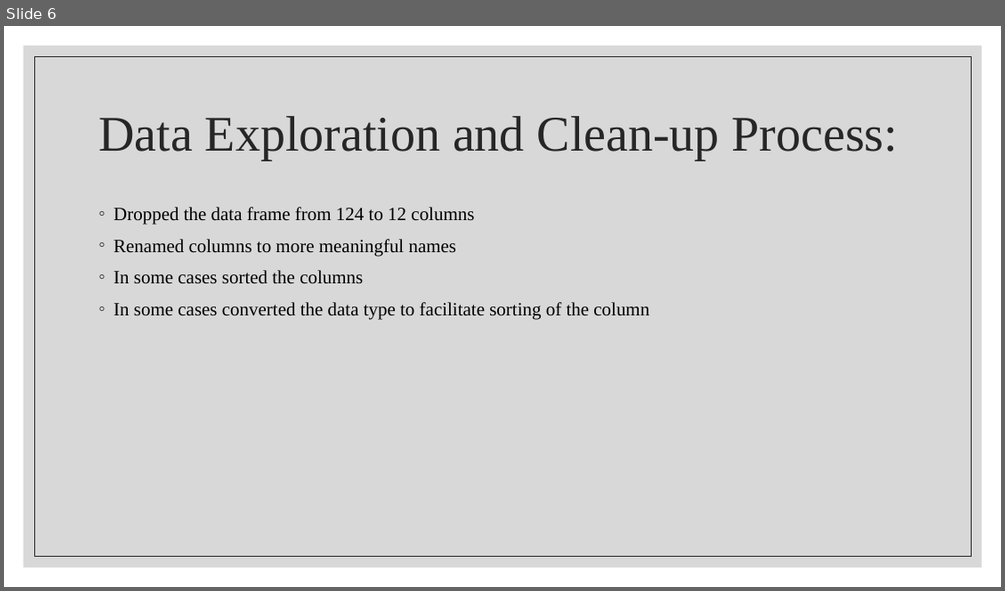
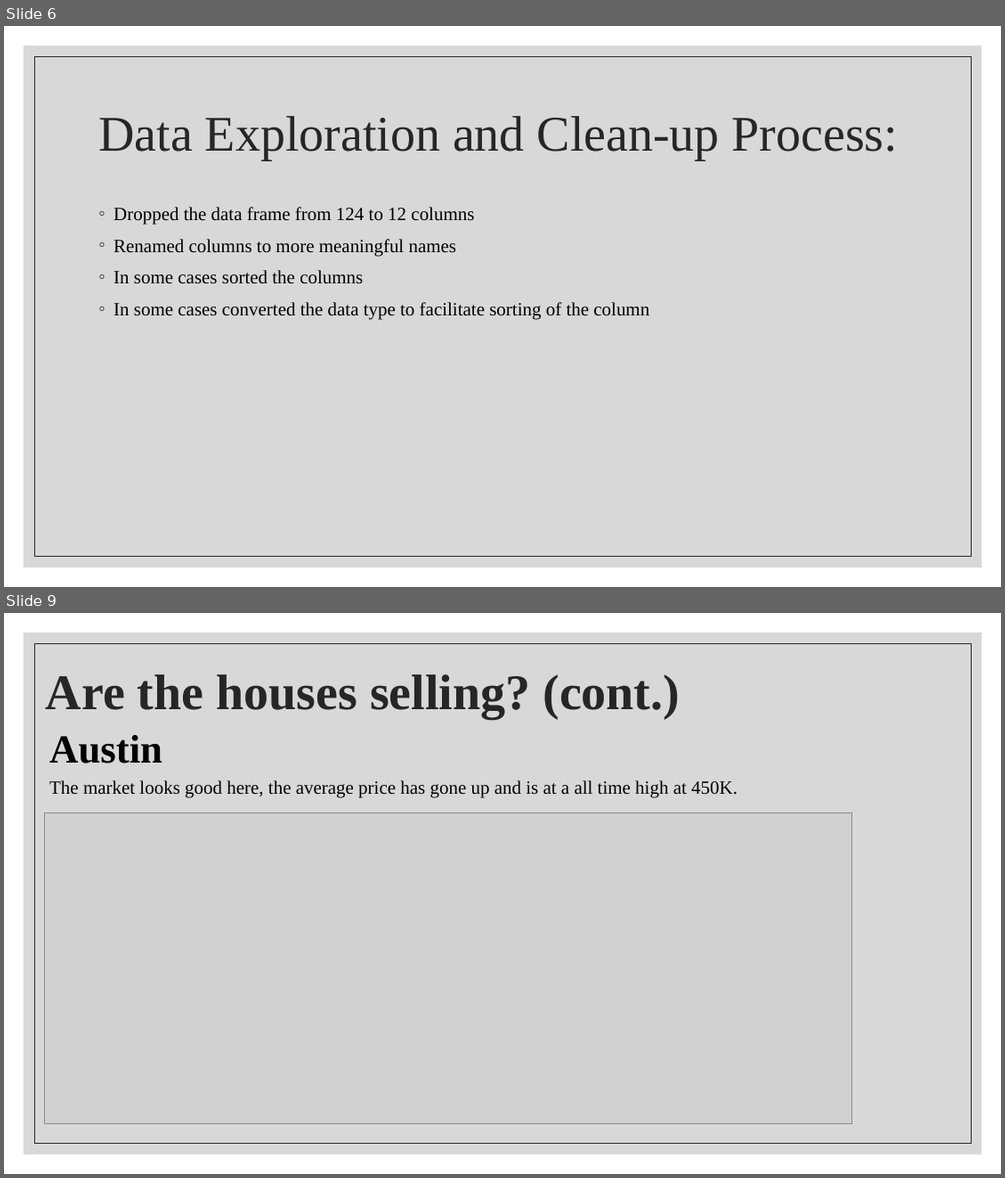
Before and after one commit to MelissaDjohan/Real-Estate-Data-Analysis, a slide deck: Presentation/Real Estate Data Analysis - Average Sale Price and Other Factors.pptx. Shown one above the other, each under a label of ours: slide 6 before the commit, slides 6 and 9 after it; the slides between them are not shown. The pictures are 1005x591 and 1005x1178 pixels, drawn with LibreOffice and Linux fonts; fonts in the diff are those of the drawing; grey boxes stand for pictures. Boxes give left, top, right and bottom in pixels: in the first picture for what was removed or moved away, otherwise in the second. Text is boxed around its words. In the diff, an @@ line names an element or a change of style, - is before the commit and + after.

Commit message:
added austin information to  my slide

```diff
--- a/Presentation/Real Estate Data Analysis - Average Sale Price and Other Factors.pptx
+++ b/Presentation/Real Estate Data Analysis - Average Sale Price and Other Factors.pptx
@@ slide 9 added at [4, 613, 1001, 1174], background #FFFFFF; not listed: 2 template elements that a slide beside it also shows @@
@@ title added at [46, 674, 680, 719], 48 pt, text #262626, bold @@
+Are the houses selling? (cont.)
@@ text added at [49, 735, 737, 798], 18 pt, text #000000 @@
+Austin
+The market looks good here, the average price has gone up and is at a all time high at 450K.
@@ picture added at [44, 812, 852, 1123] @@
```
Also in this commit, not shown: 5 slides changed, 2 other slides added, 1 slide removed.
